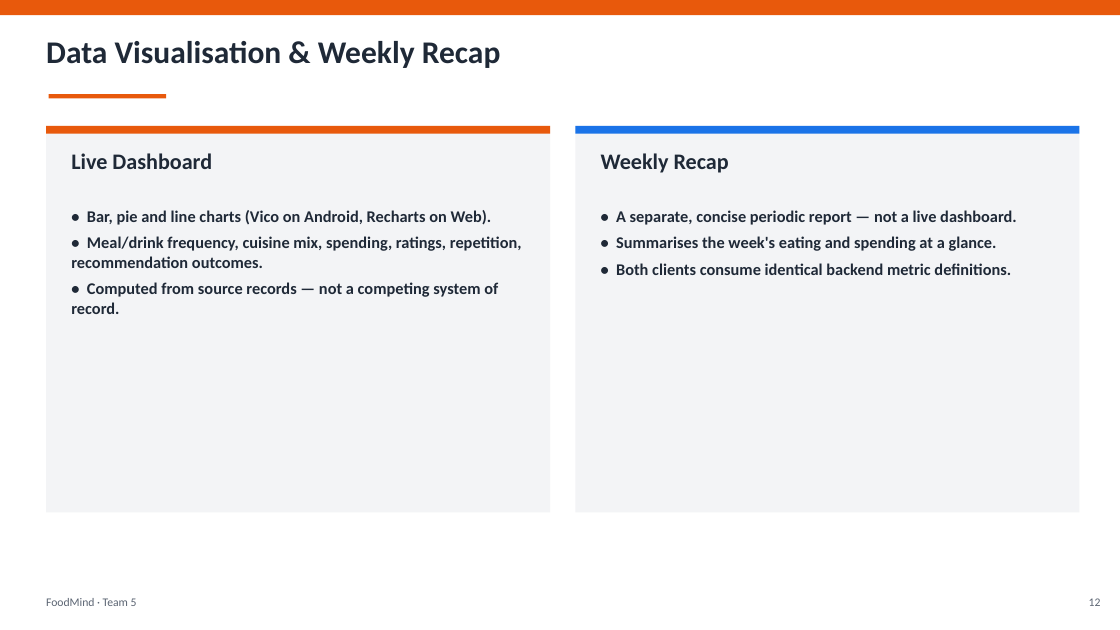
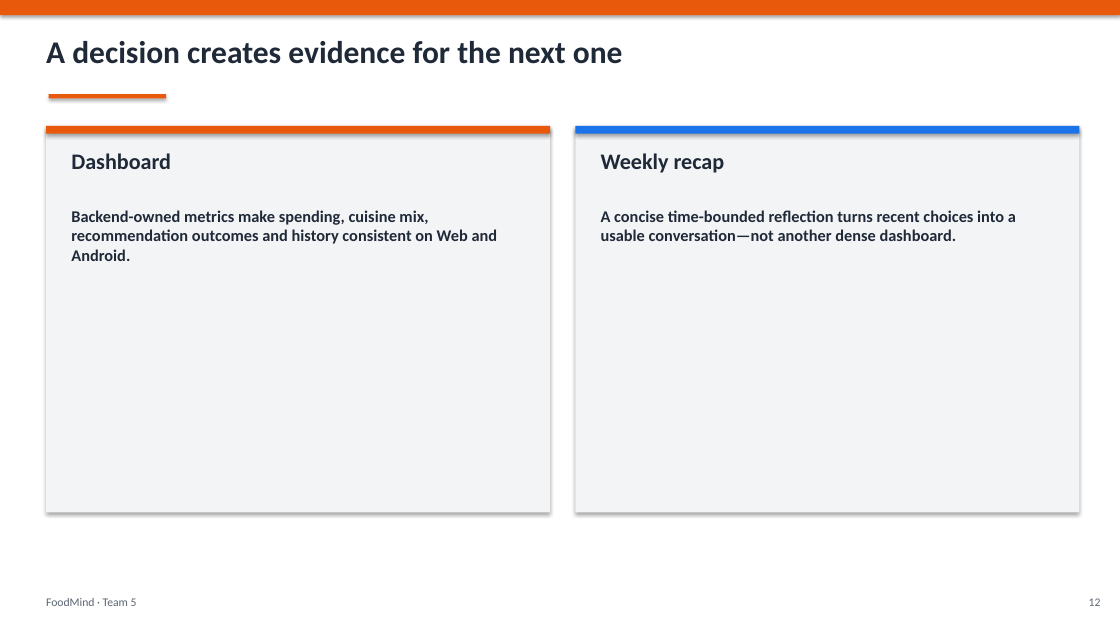
Before and after one commit to foodmind-team/foodmind-docs, a slide deck: slide 21 of presentation/slides/FoodMind_Final_Presentation.pptx. Drawn at 1120x630 pixels with LibreOffice and Linux fonts; fonts in the diff are those of the drawing. Boxes give left, top, right and bottom in pixels: in the first picture for what was removed or moved away, otherwise in the second. Text is boxed around its words. In the diff, an @@ line names an element or a change of style, - is before the commit and + after.

```diff
--- a/presentation/slides/FoodMind_Final_Presentation.pptx
+++ b/presentation/slides/FoodMind_Final_Presentation.pptx
@@ rectangle added at box(0, 0, 1120, 630), fill #FFFFFF @@
@@ text at box(46, 41, 623, 64): text changed @@
-Data Visualisation & Weekly Recap
+A decision creates evidence for the next one
@@ shadow on in 6 elements at box(0, 0, 1120, 15), box(49, 94, 166, 98), box(46, 126, 550, 513), box(46, 126, 550, 134), box(576, 126, 1080, 513), box(576, 126, 1080, 134) @@
@@ text at box(71, 153, 171, 169): text changed @@
-Live Dashboard
+Dashboard
@@ text at box(601, 153, 725, 173): text changed @@
-Weekly Recap
+Weekly recap
@@ text at box(71, 210, 498, 261): text changed @@
-• Bar, pie and line charts (Vico on Android, Recharts on Web).
-• Meal/drink frequency, cuisine mix, spending, ratings, repetition, recommendation outcomes.
-• Computed from source records — not a competing system of record.
+Backend-owned metrics make spending, cuisine mix, recommendation outcomes and history consistent on Web and Android.
@@ text at box(601, 210, 1016, 241): text changed @@
-• A separate, concise periodic report — not a live dashboard.
-• Summarises the week's eating and spending at a glance.
-• Both clients consume identical backend metric definitions.
+A concise time-bounded reflection turns recent choices into a usable conversation—not another dense dashboard.
```
Also in this commit, not shown: 13 other slides changed, 13 slides added, 13 slides removed.
